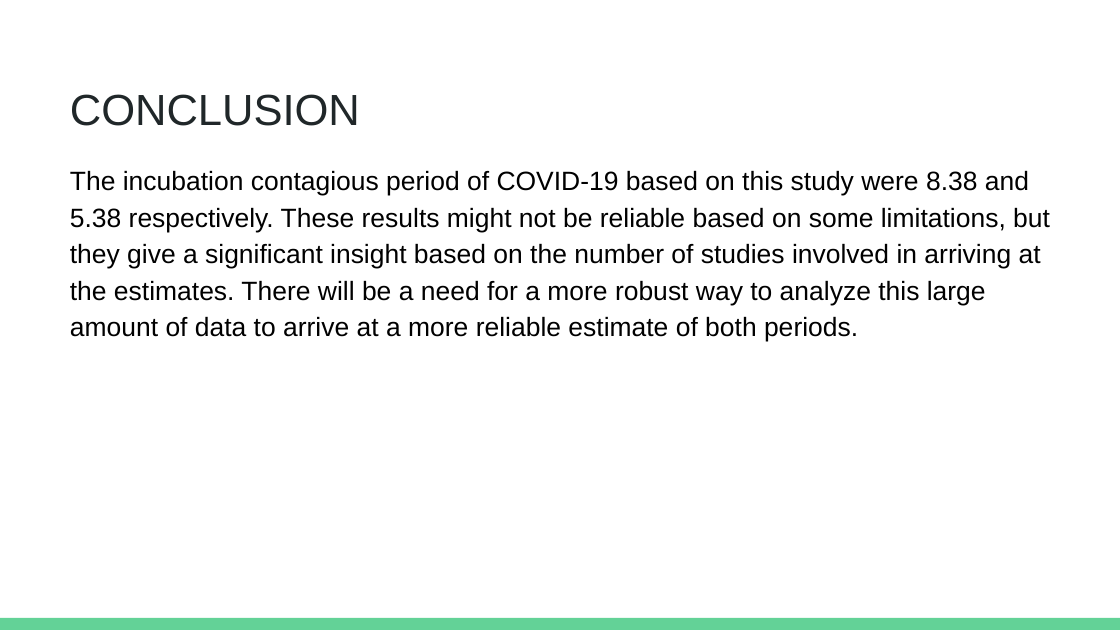
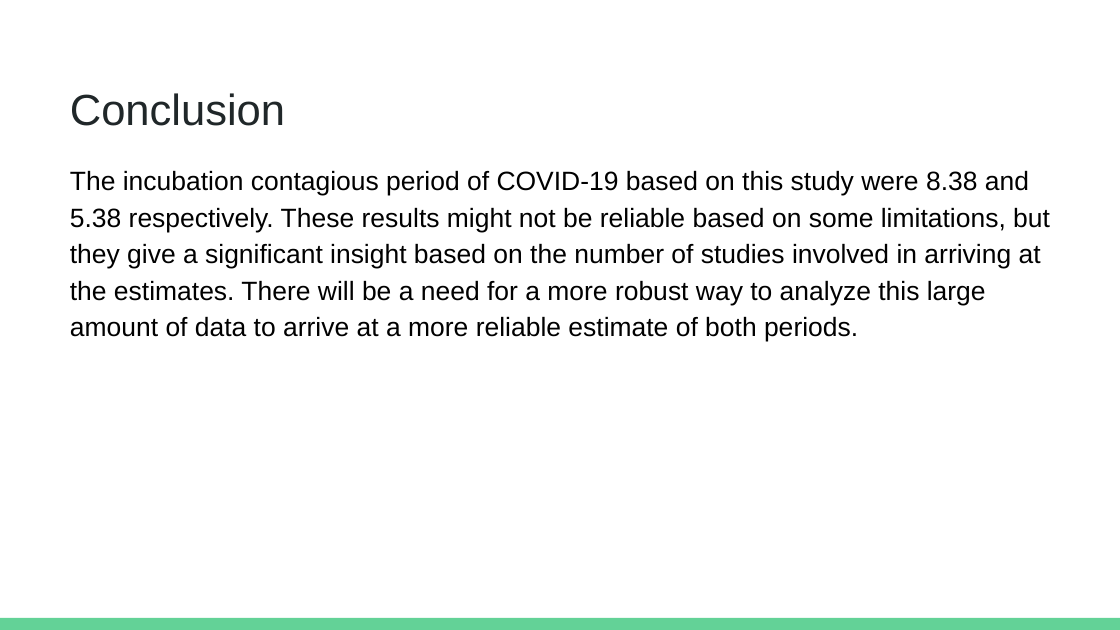
Before and after one commit to lydiatse/cs586, a slide deck: slide 15 of presentation/final_presentation.pptx (slide 14 before the commit). Drawn at 1120x630 pixels with LibreOffice and Linux fonts; fonts in the diff are those of the drawing. Boxes give left, top, right and bottom in pixels: in the first picture for what was removed or moved away, otherwise in the second. Text is boxed around its words. In the diff, an @@ line names an element or a change of style, - is before the commit and + after.

```diff
--- a/presentation/final_presentation.pptx
+++ b/presentation/final_presentation.pptx
@@ title at (70, 93, 285, 126): text changed @@
-CONCLUSION
+Conclusion
```
Also in this commit, not shown: 12 other slides changed, 1 slide added, 1 other file.
